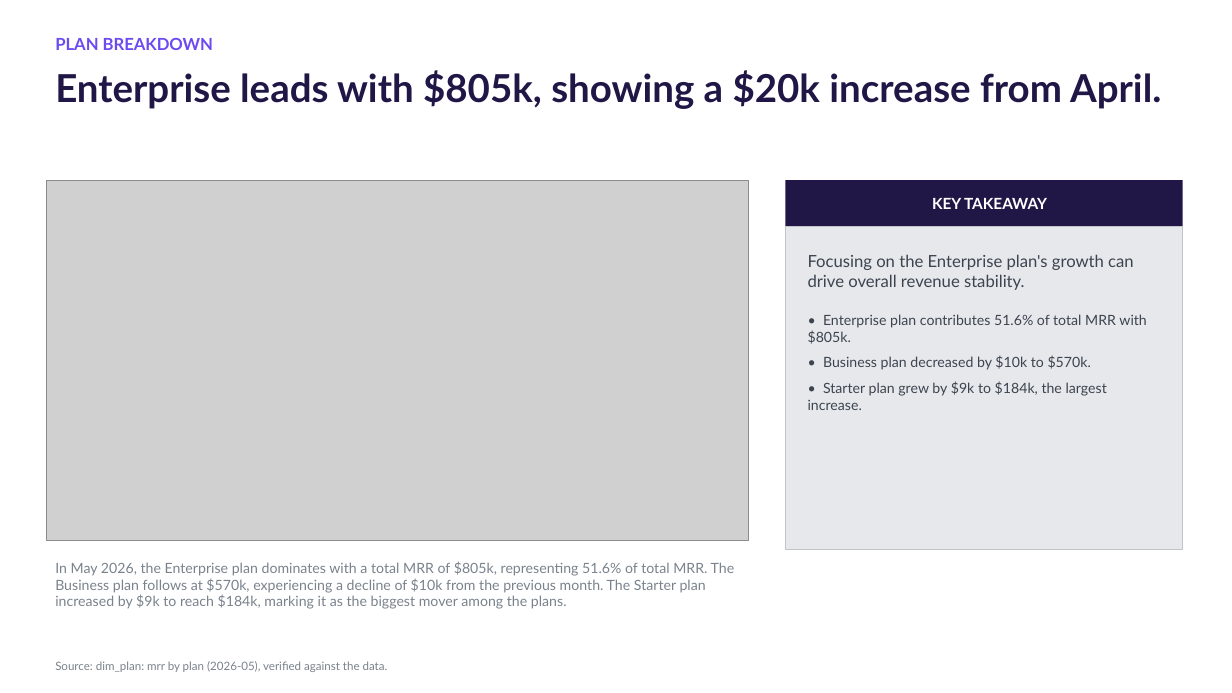
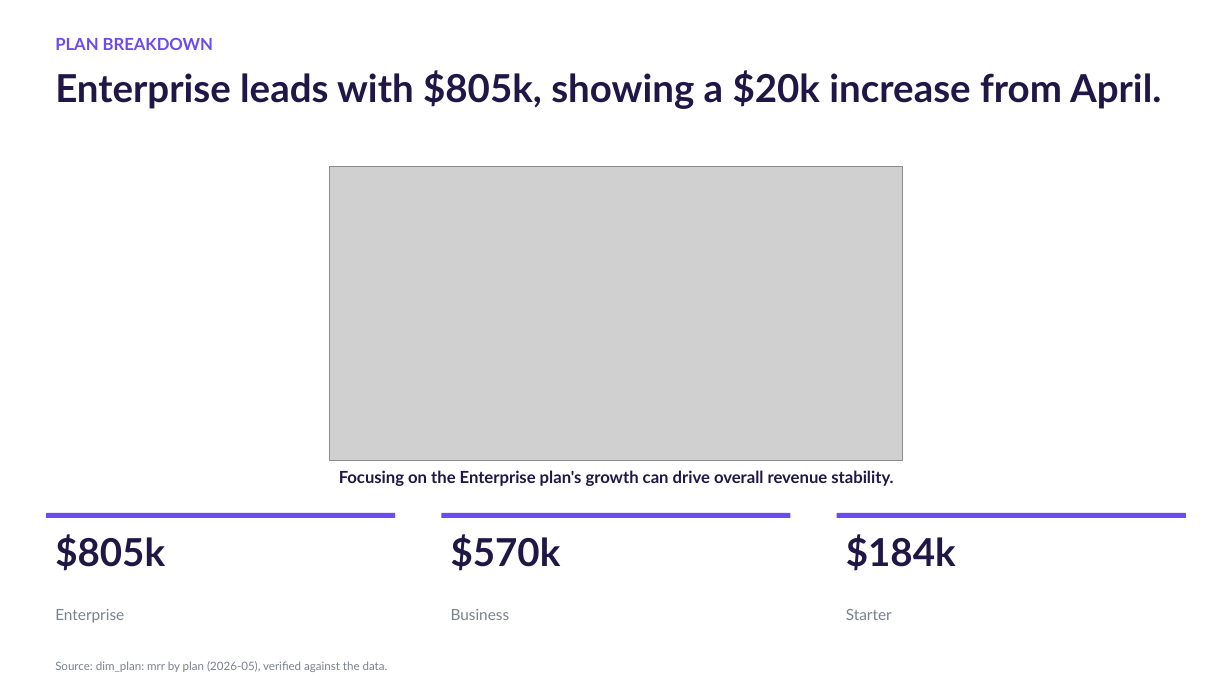
Before and after one commit to AronSarosi/ai-report-generator, a slide deck: slide 4 of app/examples/saas_metrics/report.pptx. Drawn at 1232x693 pixels with LibreOffice and Linux fonts; fonts in the diff are those of the drawing; grey boxes stand for pictures. Boxes give left, top, right and bottom in pixels: in the first picture for what was removed or moved away, otherwise in the second. Text is boxed around its words. In the diff, an @@ line names an element or a change of style, - is before the commit and + after.

```diff
--- a/app/examples/saas_metrics/report.pptx
+++ b/app/examples/saas_metrics/report.pptx
@@ picture: place and size @@
-picture at (46, 180, 749, 541)
+picture at (330, 166, 903, 460)
@@ rectangle removed at (786, 180, 1183, 226) @@
-KEY TAKEAWAY
@@ rectangle removed at (786, 226, 1183, 550) @@
-Focusing on the Enterprise plan's growth can drive overall revenue stability.
-• Enterprise plan contributes 51.6% of total MRR with $805k.
-• Business plan decreased by $10k to $570k.
-• Starter plan grew by $9k to $184k, the largest increase.
@@ text at (339, 470, 893, 486): text changed; size 11 to 13 pt; text colour #7A828C to #211747; bold on @@
-In May 2026, the Enterprise plan dominates with a total MRR of $805k, representing 51.6% of total MRR. The Business plan follows at $570k, experiencing a decline of $10k from the previous month. The Starter plan increased by $9k to reach $184k, marking it as the biggest mover among the plans.
+Focusing on the Enterprise plan's growth can drive overall revenue stability.
@@ rectangle added at (46, 513, 396, 518), fill #6C4BF0 @@
@@ text added at (55, 534, 165, 571), 30 pt, text #211747, bold @@
+$805k
@@ rectangle added at (442, 513, 791, 518), fill #6C4BF0 @@
@@ text added at (451, 534, 561, 571), 30 pt, text #211747, bold @@
+$570k
@@ rectangle added at (837, 513, 1187, 518), fill #6C4BF0 @@
@@ text added at (846, 534, 956, 571), 30 pt, text #211747, bold @@
+$184k
@@ text added at (55, 609, 124, 623), 12 pt, text #7A828C @@
+Enterprise
@@ text added at (451, 609, 510, 620), 12 pt, text #7A828C @@
+Business
@@ text added at (846, 609, 892, 620), 12 pt, text #7A828C @@
+Starter
```
Also in this commit, not shown: 1 slide added, 1 slide removed, 22 other files.
